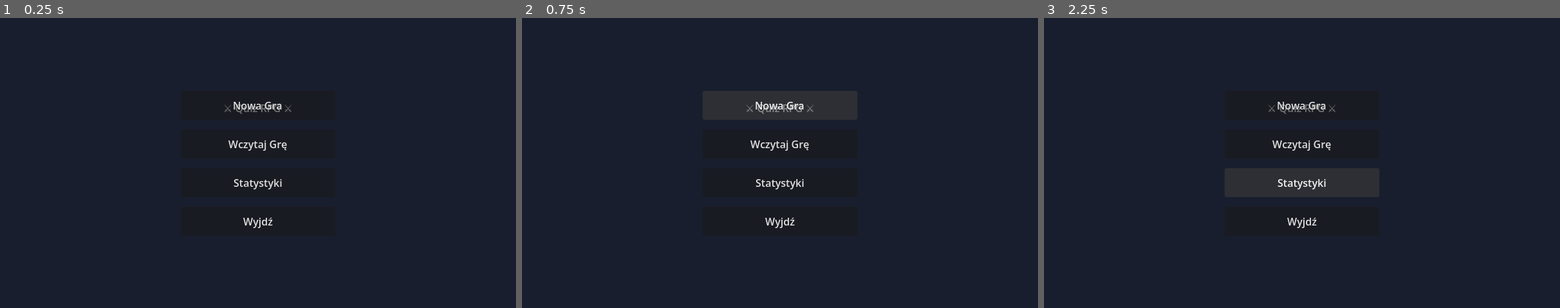
Above: before the commit, frames 1-3 (left to right).
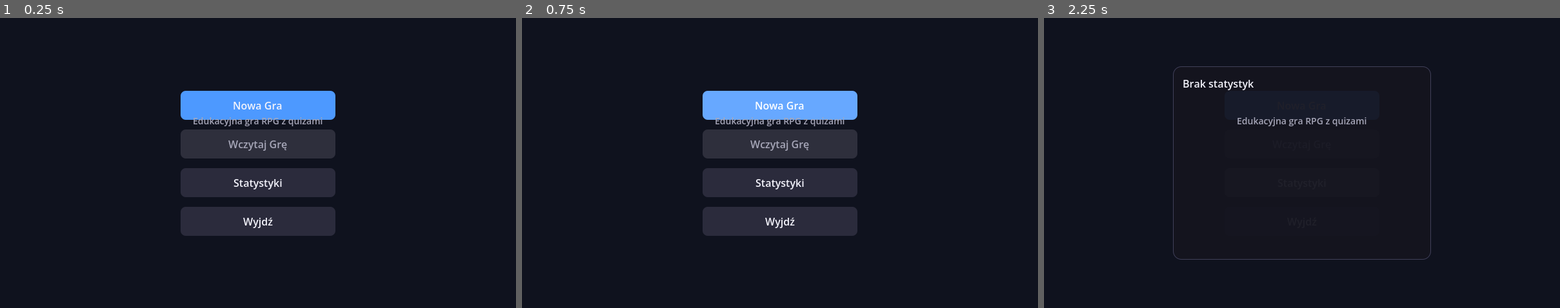
Above: after the commit, the same moments.

Repository: DaVideX12324/Artefakt-Wiedzy
Game: Godot game, scene res://scenes/maps/main_menu.tscn
Same seed, same stepped clock (60 frames per second), same inputs: the game is played once before the commit and once after it.
Inputs (mouse positions are in pixels of both pictures, inside the frame that each line leads up to):
- Up to frame 1 (0.25 s): no input
- Up to frame 2 (0.75 s): click "Nowa Gra" at 0.5 s
- Up to frame 3 (2.25 s): click (1302, 142) at 1.25 s, where only the run before the commit has a clickable "Wczytaj Grę"; click "Statystyki" at 2 s

The runs differ from the first frame. In frame 1, 12% of the frame differs, in the area x 35-65%, y 25-76%; in frame 2, 12%; in frame 3, 1.5%.
Error before the commit: Parse Error: Identifier "GameManager" not declared in the current scope. (res://scripts/ui/main_menu.gd:22)

Commit message:
Update main_menu.gd

Diff:
--- a/scripts/ui/main_menu.gd
+++ b/scripts/ui/main_menu.gd
@@ -19,7 +19,8 @@
 	stats_btn.pressed.connect(_on_stats)
 	quit_btn.pressed.connect(_on_quit)
 
-	load_game_btn.disabled = not FileAccess.file_exists(GameManager.SAVE_PATH)
+	var gm := CoreManager.get_singleton("GameManager")
+	load_game_btn.disabled = not FileAccess.file_exists(gm.SAVE_PATH) if gm else true
 
 	if stats_panel:
 		stats_panel.visible = false
@@ -95,12 +96,17 @@
 
 
 func _on_new_game() -> void:
-	GameManager.new_game()
+	var gm := CoreManager.get_singleton("GameManager")
+	if gm:
+		gm.new_game()
 
 
 func _on_load_game() -> void:
-	if GameManager.load_game():
-		GameManager.change_state(GameManager.GameState.EXPLORING)
+	var gm := CoreManager.get_singleton("GameManager")
+	if not gm:
+		return
+	if gm.load_game():
+		gm.change_state(gm.GameState.EXPLORING)
 	else:
 		push_warning("Nie udało się wczytać gry!")
 
@@ -116,6 +122,9 @@
 	var stats_label = stats_panel.get_node_or_null("StatsLabel")
 	if not stats_label:
 		return
+	var ps := CoreManager.get_singleton("PlayerStats")
+	if not ps:
+		return
 	stats_label.text = """Statystyki gracza:
 Poziom: %d
 XP: %d / %d
@@ -126,14 +135,14 @@
 Seria: %d
 Nagrody: %d
 Trafnosc: %.0f%%""" % [
-		PlayerStats.level,
-		PlayerStats.xp, PlayerStats.xp_to_next_level(),
-		PlayerStats.hp, PlayerStats.max_hp,
-		PlayerStats.points,
-		PlayerStats.total_correct,
-		PlayerStats.total_wrong,
-		PlayerStats.best_streak,
-		PlayerStats.rewards.size(),
+		ps.level,
+		ps.xp, ps.xp_to_next_level(),
+		ps.hp, ps.max_hp,
+		ps.points,
+		ps.total_correct,
+		ps.total_wrong,
+		ps.best_streak,
+		ps.rewards.size(),
 		QuizManager.get_overall_accuracy() * 100,
 	]
 
